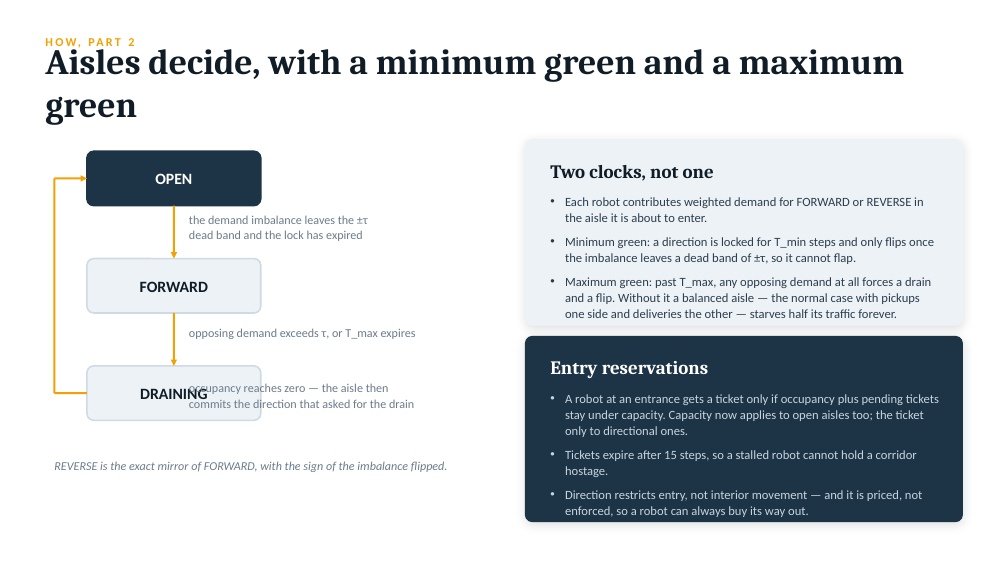
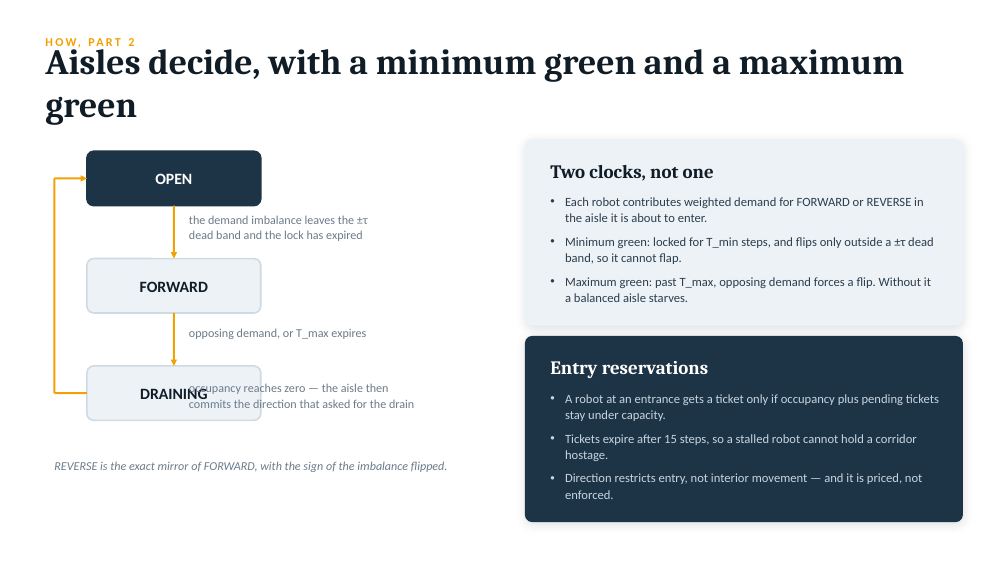
Before and after one commit to sinayanaik/aisleflow, a slide deck: slide 12 of docs/aisleflow-mapf-presentation.pptx. Drawn at 1008x567 pixels with LibreOffice and Linux fonts; fonts in the diff are those of the drawing. Boxes give left, top, right and bottom in pixels: in the first picture for what was removed or moved away, otherwise in the second. Text is boxed around its words. In the diff, an @@ line names an element or a change of style, - is before the commit and + after.

```diff
--- a/docs/aisleflow-mapf-presentation.pptx
+++ b/docs/aisleflow-mapf-presentation.pptx
@@ text at (565, 237, 933, 302): text changed @@
-• Minimum green: a direction is locked for T_min steps and only flips once the imbalance leaves a dead band of ±τ, so it cannot flap.
-• Maximum green: past T_max, any opposing demand at all forces a drain and a flip. Without it a balanced aisle — the normal case with pickups one side and deliveries the other — starves half its traffic forever.
+• Minimum green: locked for T_min steps, and flips only outside a ±τ dead band, so it cannot flap.
+• Maximum green: past T_max, opposing demand forces a flip. Without it a balanced aisle starves.
@@ text at (189, 328, 366, 339): text changed @@
-opposing demand exceeds τ, or T_max expires
+opposing demand, or T_max expires
@@ text at (565, 394, 939, 421): text changed @@
-• A robot at an entrance gets a ticket only if occupancy plus pending tickets stay under capacity. Capacity now applies to open aisles too; the ticket only to directional ones.
+• A robot at an entrance gets a ticket only if occupancy plus pending tickets stay under capacity.
@@ text at (565, 473, 922, 499): text changed @@
-• Direction restricts entry, not interior movement — and it is priced, not enforced, so a robot can always buy its way out.
+• Direction restricts entry, not interior movement — and it is priced, not enforced.
```
Also in this commit, not shown: 9 other slides changed.
